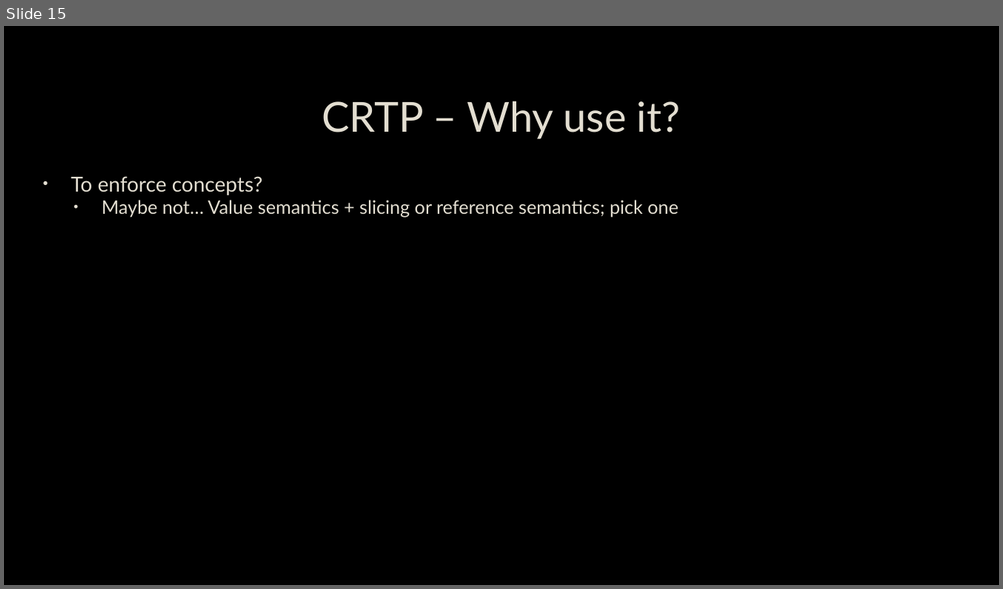
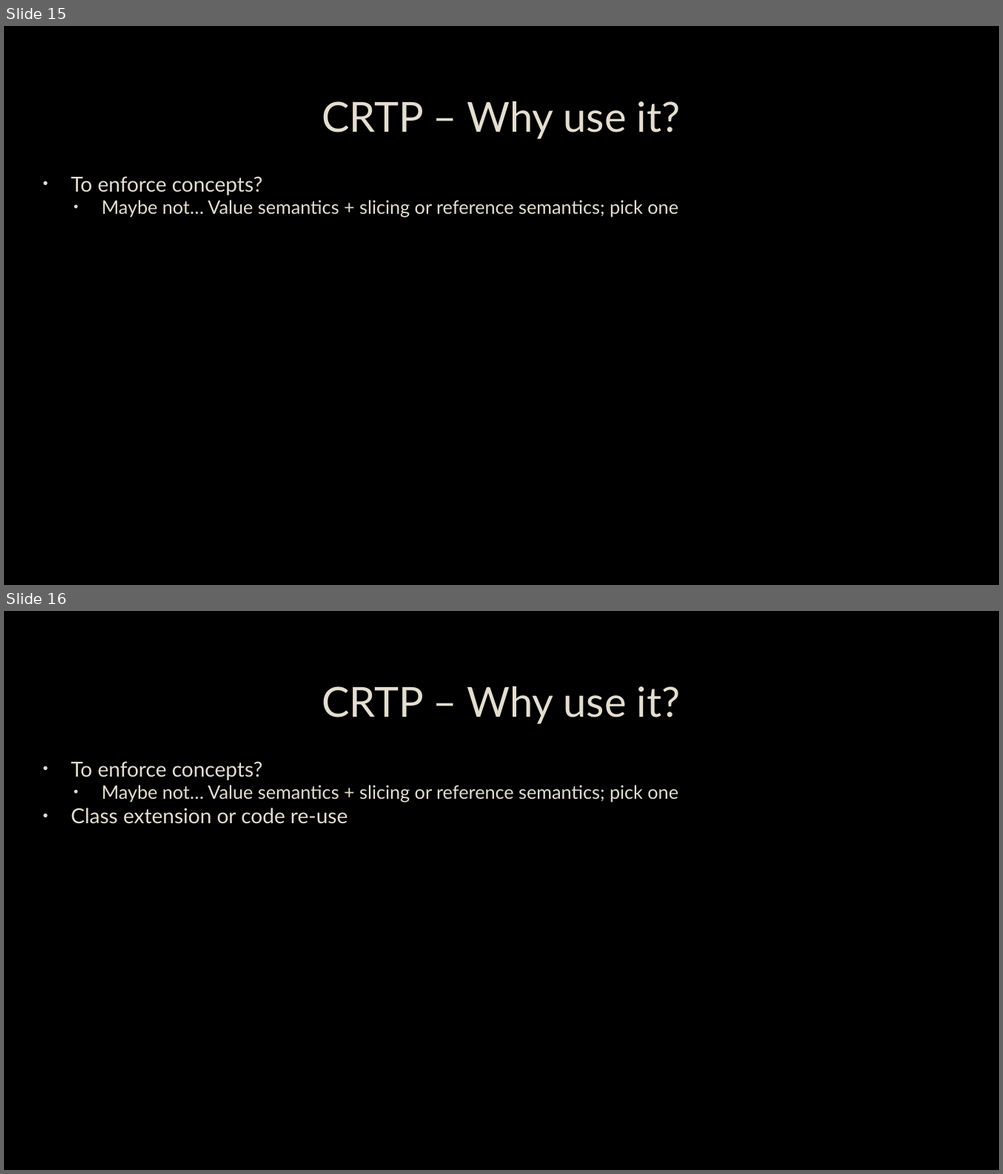
Before and after one commit to capsocrates/crtp-meetup-talk, a slide deck: CRTP.pptx. Shown one above the other, each under a label of ours: slide 15 before the commit, slides 15 and 16 after it. The pictures are 1003x589 and 1003x1174 pixels, drawn with LibreOffice and Linux fonts; fonts in the diff are those of the drawing; background and template pictures are left out. Boxes give left, top, right and bottom in pixels: in the first picture for what was removed or moved away, otherwise in the second. Text is boxed around its words. In the diff, an @@ line names an element or a change of style, - is before the commit and + after.

Commit message:
Adding CRTP Singleton example

```diff
--- a/CRTP.pptx
+++ b/CRTP.pptx
@@ slide 16 added at <box>4,611,999,1170</box>, background picture (left out) @@
@@ title added at <box>321,686,680,724</box>, 40 pt, text #E3DED1 @@
+CRTP – Why use it?
@@ text added at <box>71,761,678,824</box>, 18 pt, text #E3DED1 @@
+• To enforce concepts?
+  • Maybe not… Value semantics + slicing or reference semantics; pick one
+• Class extension or code re-use
```
Also in this commit, not shown: 2 slides changed, 1 other slide added, 4 other files.
